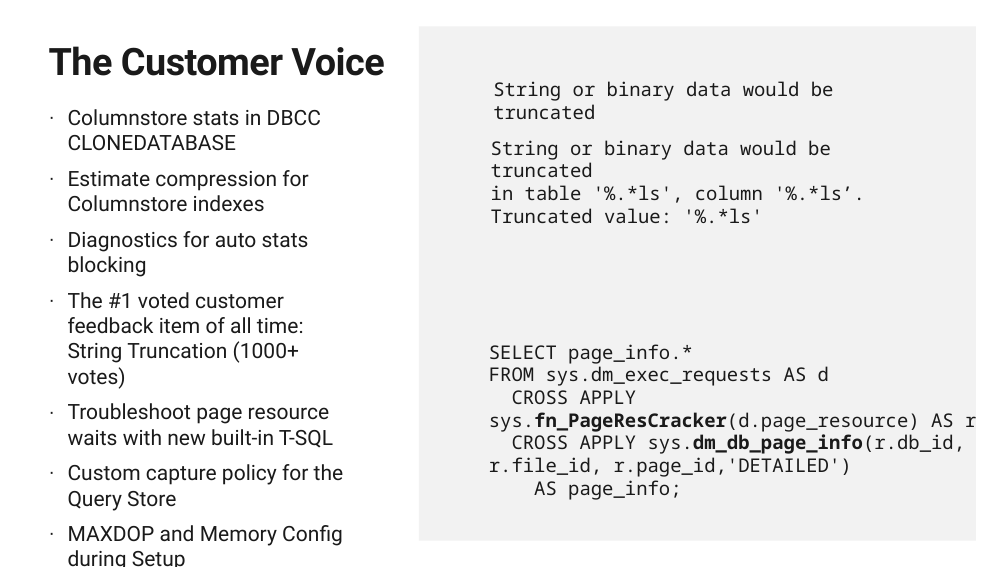
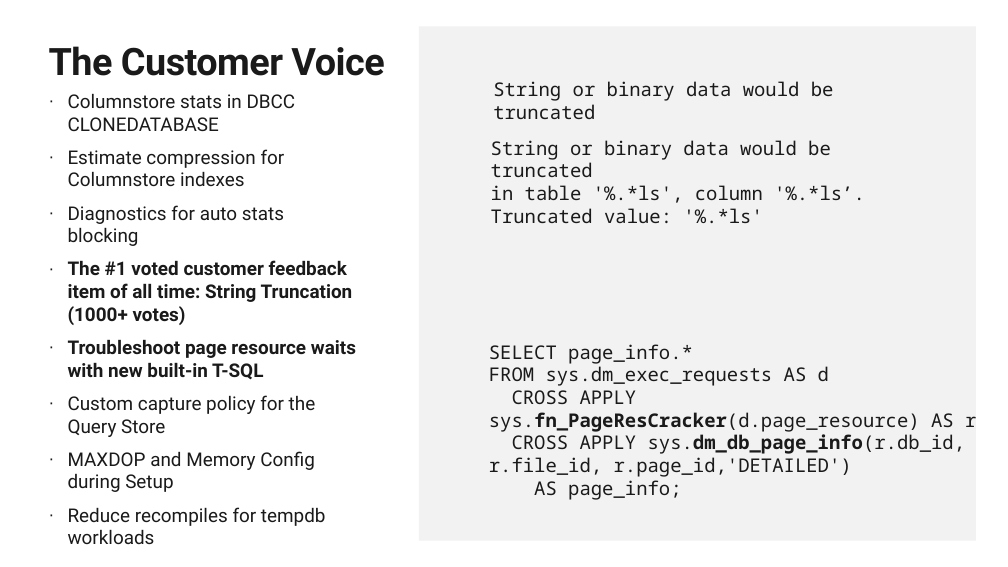
Before and after one commit to microsoft/sqlworkshops, a slide deck: slide 19 of sql2019lab/slides/SQL Server 2019 Modern Data Platform CTP 3.1.pptx. Drawn at 1008x567 pixels with LibreOffice and Linux fonts; fonts in the diff are those of the drawing; background and template pictures are left out. Boxes give left, top, right and bottom in pixels: in the first picture for what was removed or moved away, otherwise in the second. Text is boxed around its words. In the diff, an @@ line names an element or a change of style, - is before the commit and + after.

```diff
--- a/sql2019lab/slides/SQL Server 2019 Modern Data Platform CTP 3.1.pptx
+++ b/sql2019lab/slides/SQL Server 2019 Modern Data Platform CTP 3.1.pptx
@@ text "Columnstore stats in DBCC CLONEDATABASE": place and size @@
-text "Columnstore stats in DBCC CLONEDATABASE" at (68,109,344,546)
+text "Columnstore stats in DBCC CLONEDATABASE" at (68,94,356,526)
@@ text at (68,94,356,492): size 20 to 18 pt in "Columnstore stats in DBCC CLONEDATABASE", "Estimate compression for Columnstore indexes", "Diagnostics for auto stats blocking", "The #1 voted customer feedback item of ..." and 3 more places; bold on in "The #1 voted customer feedback item of ...", "Troubleshoot page resource waits with new built-in ..." @@
@@ text at (68,507,326,526): paragraph added @@
+· Reduce recompiles for tempdb workloads
```
Also in this commit, not shown: 1 other slide changed, 1 slide added.
